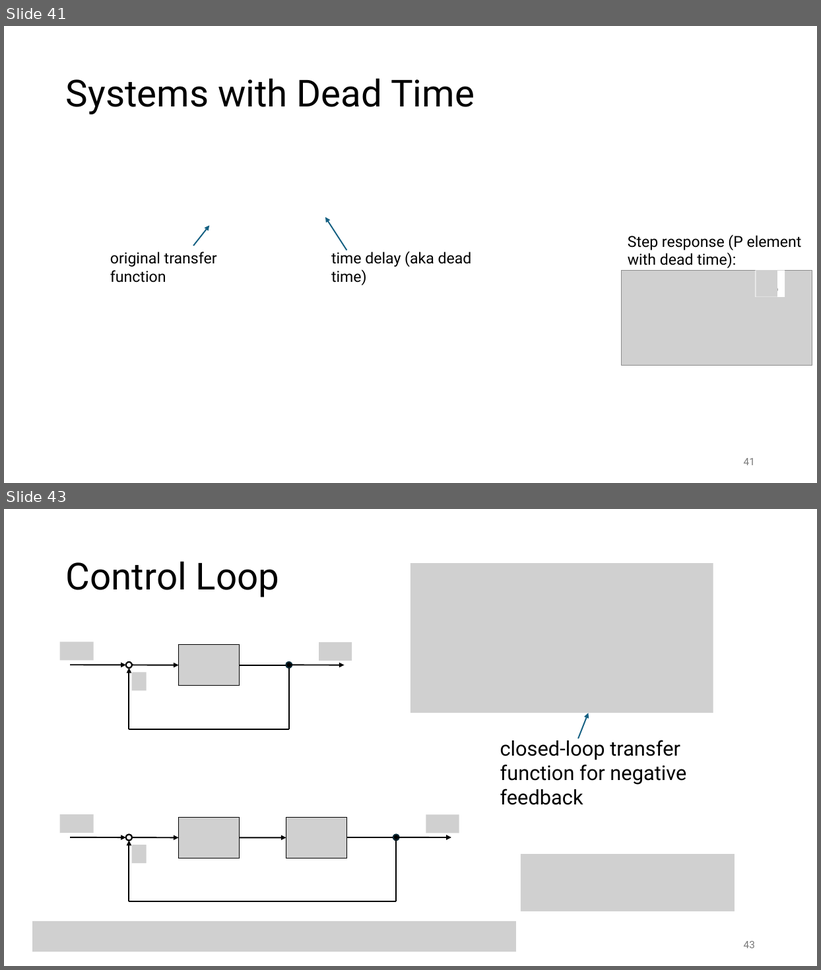
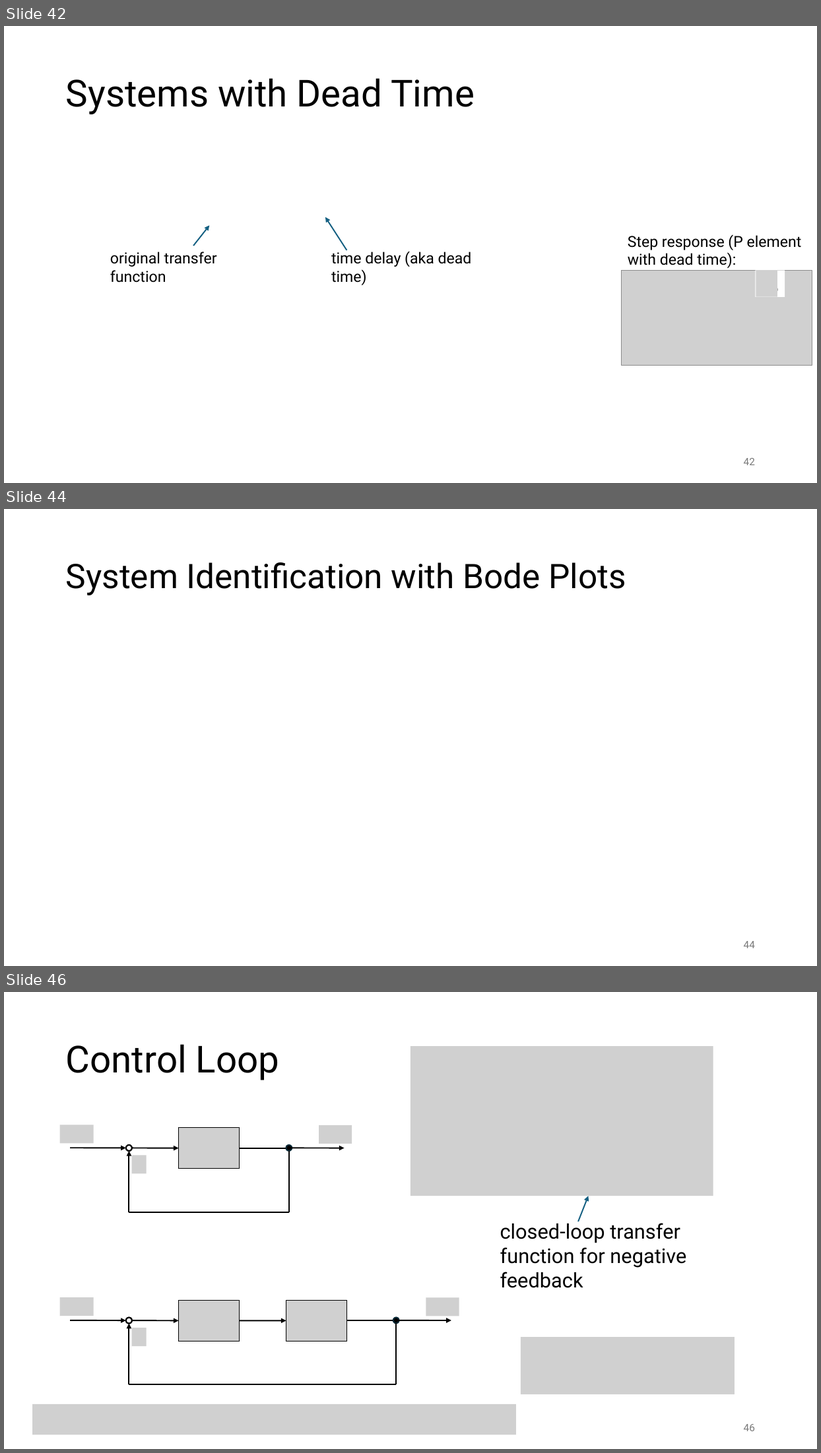
Before and after one commit to FelixWick/control_engineering, a slide deck: slides/3_Laplace.pptx. Shown one above the other, each under a label of ours: slides 41 and 43 before the commit, slides 42, 44 and 46 after it; the slides between them are not shown. The pictures are 821x970 and 821x1453 pixels, drawn with LibreOffice and Linux fonts; fonts in the diff are those of the drawing; grey boxes stand for pictures. Boxes give left, top, right and bottom in pixels: in the first picture for what was removed or moved away, otherwise in the second. Text is boxed around its words. In the diff, an @@ line names an element or a change of style, - is before the commit and + after.

Commit message:
system identification with Bode plots

```diff
--- a/slides/3_Laplace.pptx
+++ b/slides/3_Laplace.pptx
@@ slide 44 added at [4, 509, 817, 966], background #FFFFFF @@
@@ title added at [66, 562, 626, 595], 40 pt, text #000000 @@
+System Identification with Bode Plots
@@ page number added at [744, 941, 755, 949], 12 pt, text #797979 @@
+44
@@ what was slide 41 is now slide 42 @@
@@ page number at [744, 458, 755, 466]: text changed @@
-41
+42
@@ what was slide 43 is now slide 46 @@
@@ page number at [744, 1424, 755, 1432]: text changed @@
-43
+46
```
Also in this commit, not shown: 5 slides changed, 2 other slides added, 2 other files.
